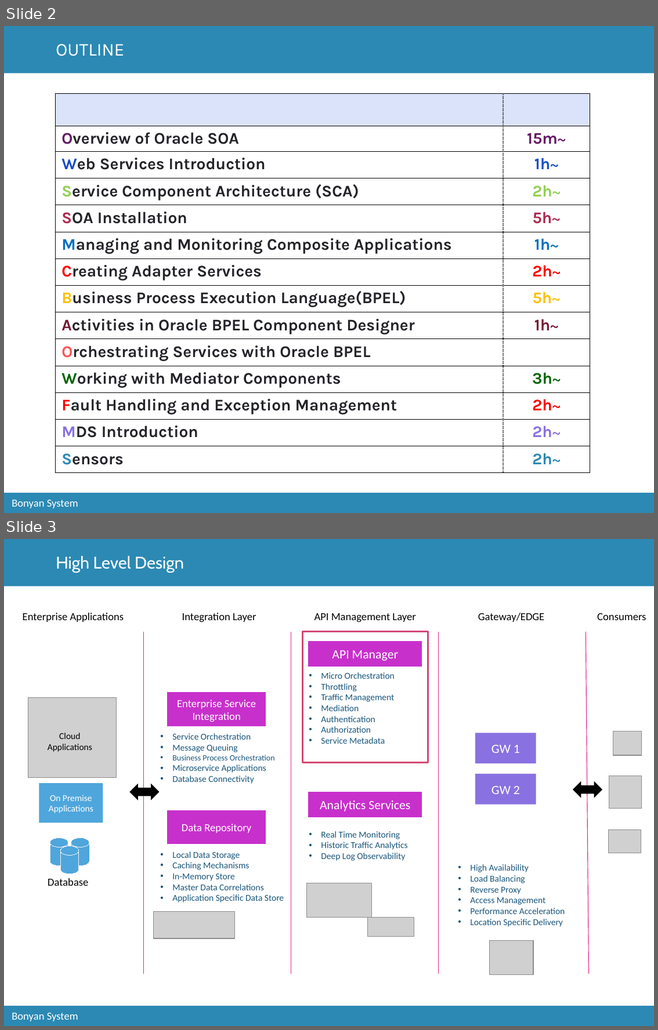
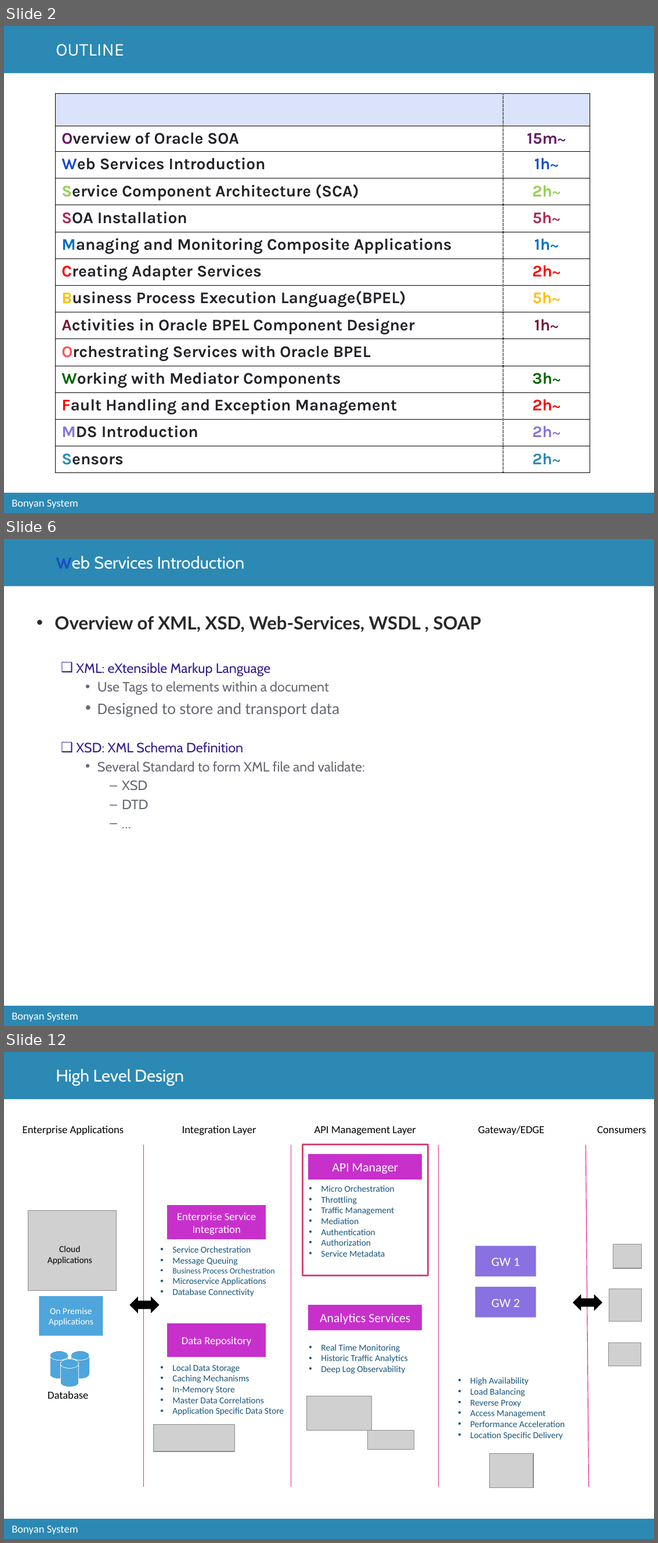
Before and after one commit to catcry/soaTraining, a slide deck: Presentation/soaTrainingPresentation.pptx. Shown one above the other, each under a label of ours: slides 2 and 3 before the commit, slides 2, 6 and 12 after it; the slides between them are not shown. The pictures are 658x1030 and 658x1543 pixels, drawn with LibreOffice and Linux fonts; fonts in the diff are those of the drawing; grey boxes stand for pictures; background and template pictures are left out. Boxes give left, top, right and bottom in pixels: in the first picture for what was removed or moved away, otherwise in the second. Text is boxed around its words. In the diff, an @@ line names an element or a change of style, - is before the commit and + after.

```diff
--- a/Presentation/soaTrainingPresentation.pptx
+++ b/Presentation/soaTrainingPresentation.pptx
@@ slide 6 added at box(4, 539, 654, 1026), background #FFFFFF; not listed: 3 template elements that a slide beside it also shows @@
@@ title added at box(56, 556, 245, 569), 18.8 pt, text #FFFFFF @@
+Web Services Introduction
@@ text added at box(54, 616, 481, 809), 15 pt, text #676A73 @@
+• Overview of XML, XSD, Web-Services, WSDL , SOAP
+  ❑ XML: eXtensible Markup Language
+    • Use Tags to elements within a document
+    • Designed to store and transport data
+  ❑ XSD: XML Schema Definition
+    • Several Standard to form XML file and validate:
+      – XSD
+      – DTD
+      – …
@@ what was slide 3 is now slide 12 @@
```
Also in this commit, not shown: 8 other slides added, 3 other files.
